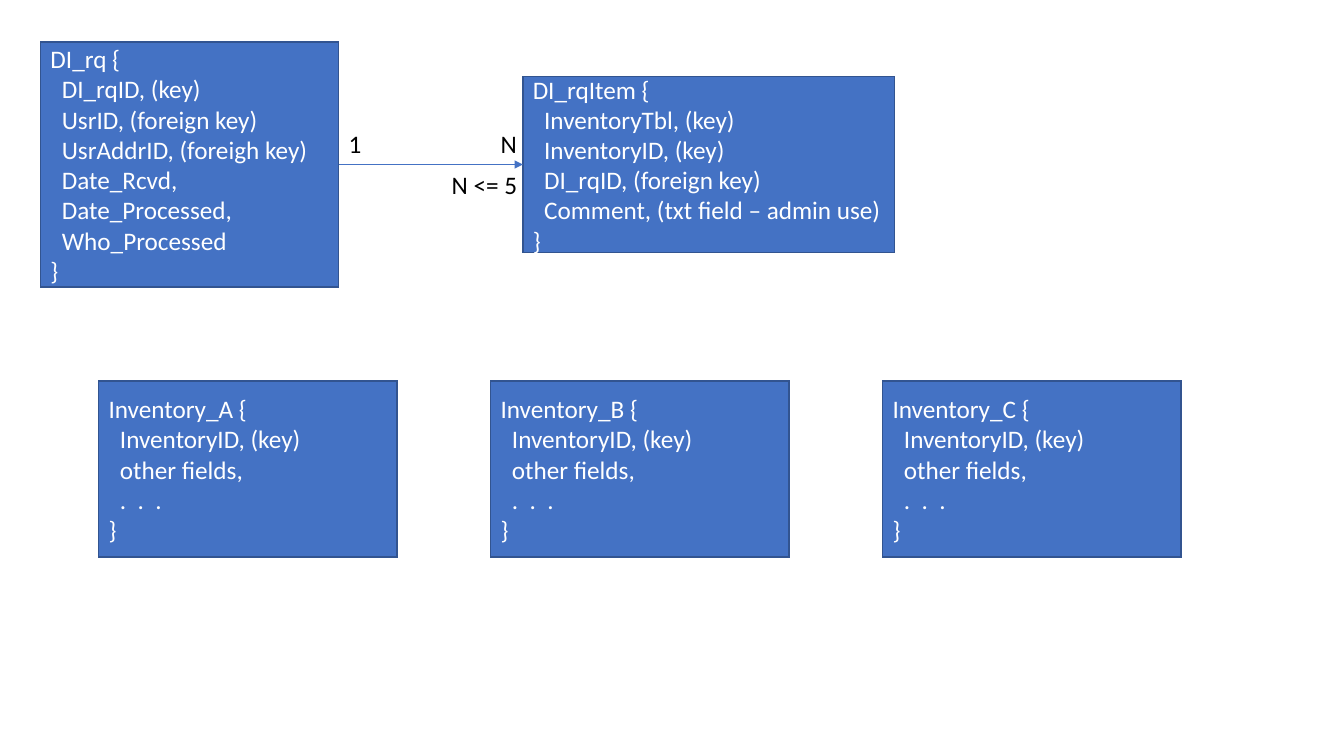
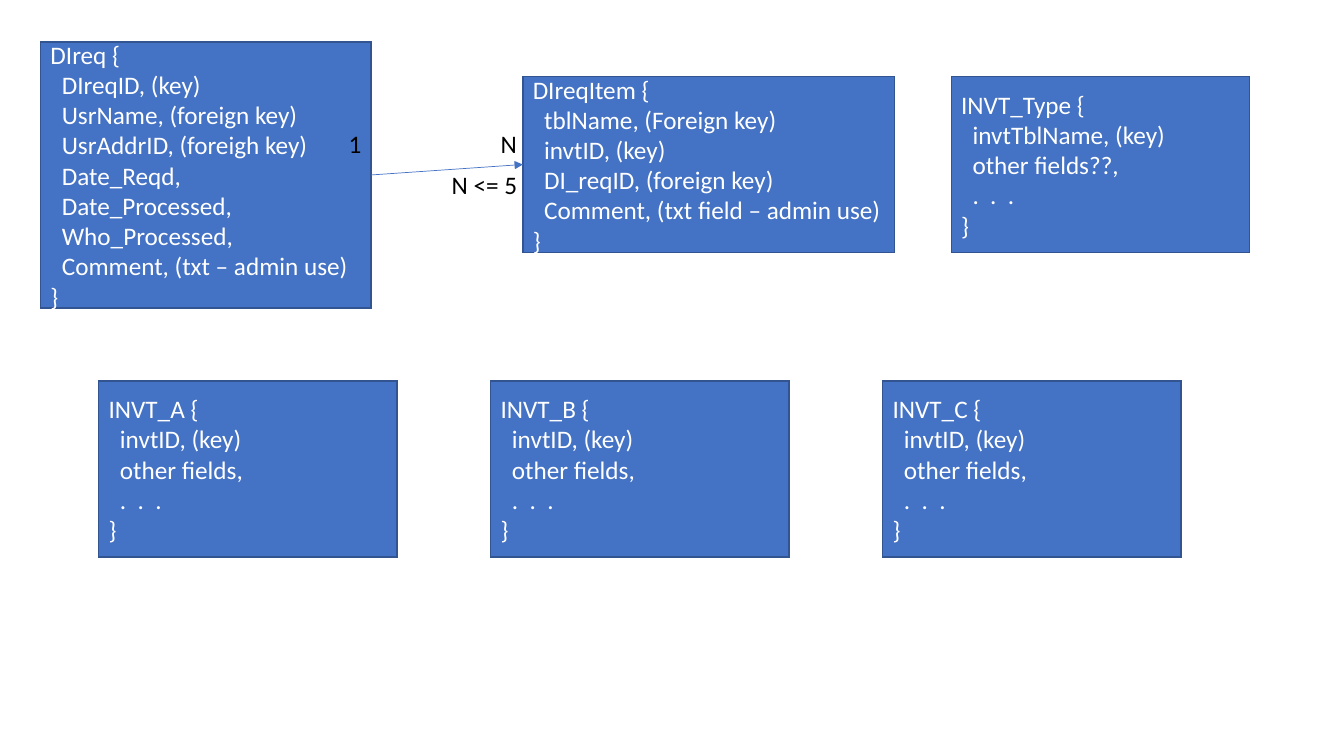
Before and after one commit to Bert-Tan/PLC-PaiWei, a slide deck: slide 2 of DharmaItems/Data_ER.pptx. Drawn at 1344x756 pixels with LibreOffice and Linux fonts; fonts in the diff are those of the drawing. Boxes give left, top, right and bottom in pixels: in the first picture for what was removed or moved away, otherwise in the second. Text is boxed around its words. In the diff, an @@ line names an element or a change of style, - is before the commit and + after.

```diff
--- a/DharmaItems/Data_ER.pptx
+++ b/DharmaItems/Data_ER.pptx
@@ rectangle "DIreq {": place and size @@
-rectangle "DIreq {" at box(40, 42, 339, 287)
+rectangle "DIreq {" at box(40, 42, 371, 309)
@@ text in rectangle at box(50, 48, 297, 129): text changed @@
-DI_rq {
-DI_rqID, (key)
-UsrID, (foreign key)
+DIreq {
+DIreqID, (key)
+UsrName, (foreign key)
@@ text in rectangle at box(533, 83, 776, 194): text changed @@
-DI_rqItem {
-InventoryTbl, (key)
-InventoryID, (key)
-DI_rqID, (foreign key)
+DIreqItem {
+tblName, (Foreign key)
+invtID, (key)
+DI_reqID, (foreign key)
@@ rectangle added at box(952, 77, 1250, 253), fill #4472C4, outline #325491 1 pt, 18 pt, text #FFFFFF @@
+INVT_Type {
+invtTblName, (key)
+other fields??,
+. . .
+}
@@ text in rectangle at box(62, 167, 181, 189): text changed @@
-Date_Rcvd,
+Date_Reqd,
@@ arrow moved from (339, 164) - (523, 164) to (371, 175) - (523, 164) @@
@@ text in rectangle at box(62, 227, 347, 279): text changed @@
-Who_Processed
+Who_Processed,
+Comment, (txt – admin use)
@@ text in rectangle at box(109, 402, 242, 452): text changed @@
-Inventory_A {
-InventoryID, (key)
+INVT_A {
+invtID, (key)
@@ text in rectangle at box(501, 402, 634, 452): text changed @@
-Inventory_B {
-InventoryID, (key)
+INVT_B {
+invtID, (key)
@@ text in rectangle at box(893, 401, 1026, 452): text changed @@
-Inventory_C {
-InventoryID, (key)
+INVT_C {
+invtID, (key)
```
Also in this commit, not shown: 9 other files.
